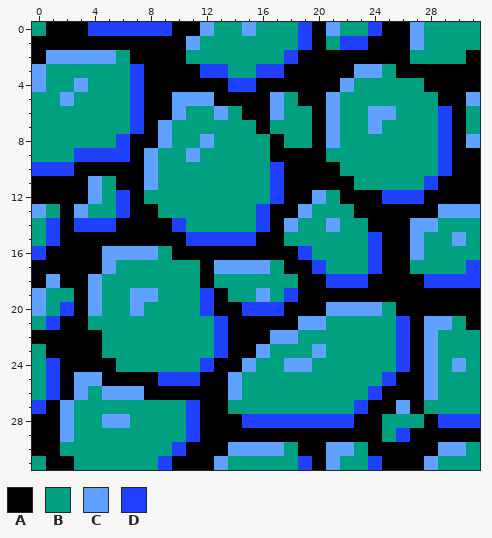
Pixel-art file -- art/brinstone.aseprite. Above is the file before it was changed.
32x32 pixels, 1 frame.
Palette (. is transparent): A #000000  B #00a080  C #60a0ff  D #2040ff
Pixels before, first column x 0:
 0 BAAADDDDDDAACBBCBBBDACBBDAACBBBB
 1 AAAAAAAAAAACBBBBBBBDABDDAAACBBBB
 2 ACCCCCBAAAABBBBBBBDAAAAAAAABBBBA
 3 CBBBBBBDAAAADDBBDDAAAAACCBAAAAAA
 4 CBBCBBBDAAAAAADDAAAAAACBBBBBAAAA
 5 BBCBBBBDAACCCAAAACBAACBBBBBBBAAC
 6 BBBBBBBDAACBBCBAACBBACBBCCBBBDAB
 7 BBBBBBBDACBBBBBBABBBACBBCBBBBDAB
 8 BBBBBBDAACBBCBBBBABBACBBBBBBBDAC
 9 BBBDDDDACBBCBBBBBAAAABBBBBBBBDAA
10 DDDAAAAACBBBBBBBBDAAAABBBBBBBDAA
11 AAAACBAACBBBBBBBBDAAAAABBBBBDAAA
12 AAAACBDABBBBBBBBBDAACBAAADDDAAAA
13 CBACBBDAABBBBBBBDAACBBBAAAAAACCC
14 BDADDDAAAADBBBBBDACBBCBBAAACCBBB
15 BDAAAAAAAAADDDDDAABBBBBBDAACBBCB
16 DAAAACCCCBAAAAAAAAADBBBBDAACBBBB
17 AAAAACBBBBBBACCCCBAADBBBDAABBBBD
18 ACAACBBBBBBBABBBBBBAADDDAAAADDDD
19 CBBACBBCCBBBDABBCBDAAAAAAAAAAAAA
20 CBDACBBCBBBBDAADDDAAACCCCBAAAAAA
21 BDAABBBBBBBBBDAAAAACCBBBBBDACCBA
22 AAAAABBBBBBBBDAAACCBBBBBBBDACBBB
23 BAAAABBBBBBBBDAACBBBCBBBBBDACBBB
24 BDAAAABBBBBBDAACBBCCBBBBBBDACBCB
25 BDACCAAAADDDAACBBBBBBBBBBDAACBBB
26 BDACBCCCAAAAAACBBBBBBBBBDAAACBBB
27 DACBBBBBBBBDAABBBBBBBBBDAACABBBB
28 AACBBCCBBBBDAAADDDDDDDDAABBBADDD
29 AACBBBBBBBBDAAAAAAAAAAAAABDAAAAA
30 AABBBBBBBBDAAACCCCBAACCBAAAAACCB
31 BAABBBBBBDAAACBBBBBDACBBDAAACBBB
The result:
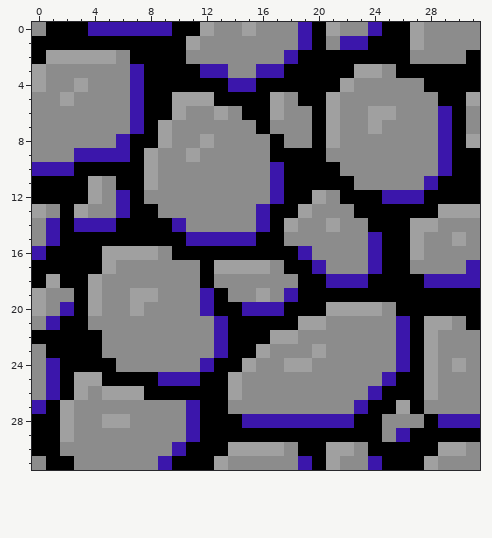
From old to new:
colour B: #00a080 -> #8c8c8c
colour C: #60a0ff -> #a0a0a0
colour D: #2040ff -> #3b16ab
Where, in picture pixels (left, top, right, bottom), the same in both pictures:
changed: (32, 22, 480, 470)
